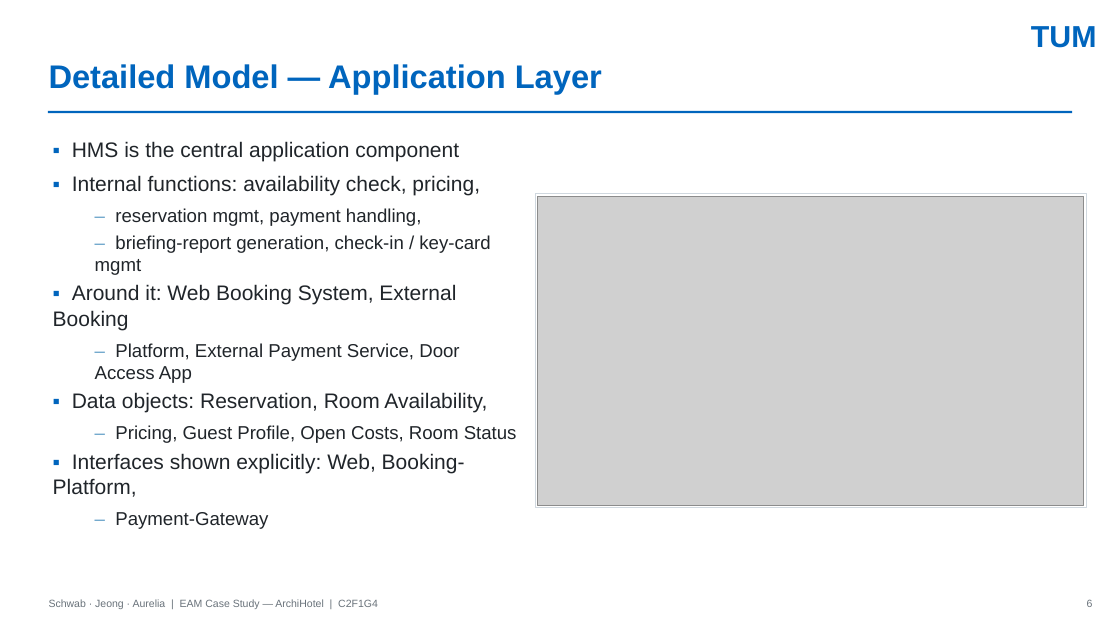
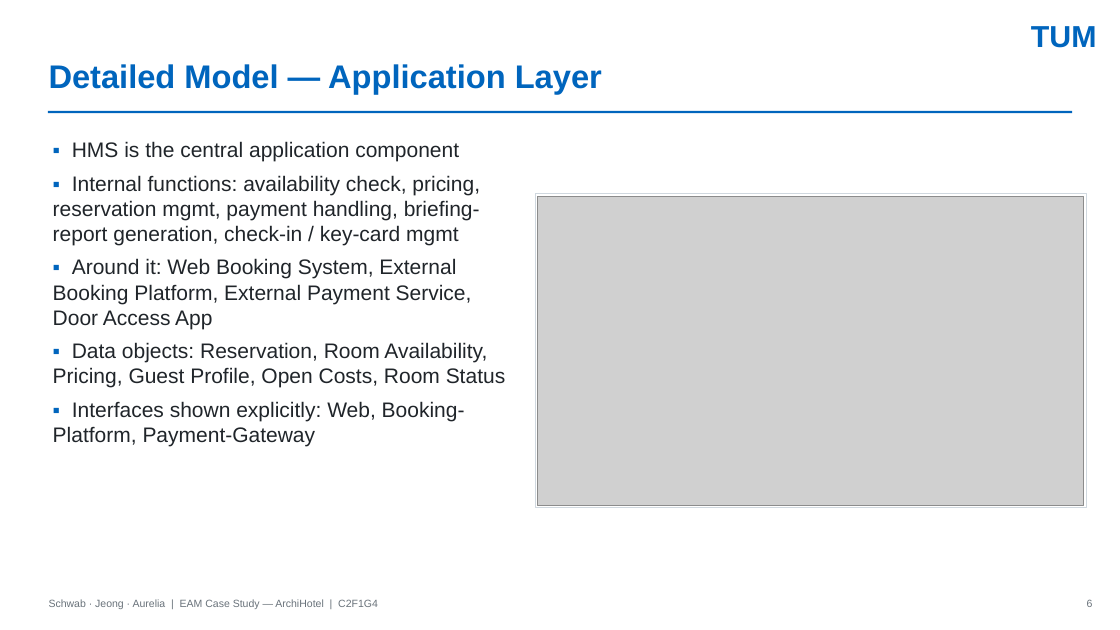
Before and after one commit to KatrinSchw/enterprise-architecture-model, a slide deck: slide 6 of slides/C2F1G4.pptx. Drawn at 1120x630 pixels with LibreOffice and Linux fonts; fonts in the diff are those of the drawing; grey boxes stand for pictures. Boxes give left, top, right and bottom in pixels: in the first picture for what was removed or moved away, otherwise in the second. Text is boxed around its words. In the diff, an @@ line names an element or a change of style, - is before the commit and + after.

```diff
--- a/slides/C2F1G4.pptx
+++ b/slides/C2F1G4.pptx
@@ text at bbox=[53, 175, 505, 446]: text changed; size 16 to 18 pt @@
-▪ Internal functions: availability check, pricing,
-  – reservation mgmt, payment handling,
-  – briefing-report generation, check-in / key-card mgmt
-▪ Around it: Web Booking System, External Booking
-  – Platform, External Payment Service, Door Access App
-▪ Data objects: Reservation, Room Availability,
-  – Pricing, Guest Profile, Open Costs, Room Status
-▪ Interfaces shown explicitly: Web, Booking-Platform,
-  – Payment-Gateway
+▪ Internal functions: availability check, pricing, reservation mgmt, payment handling, briefing-report generation, check-in / key-card mgmt
+▪ Around it: Web Booking System, External Booking Platform, External Payment Service, Door Access App
+▪ Data objects: Reservation, Room Availability, Pricing, Guest Profile, Open Costs, Room Status
+▪ Interfaces shown explicitly: Web, Booking-Platform, Payment-Gateway
```
Also in this commit, not shown: 1 other slide changed, 1 other file.
